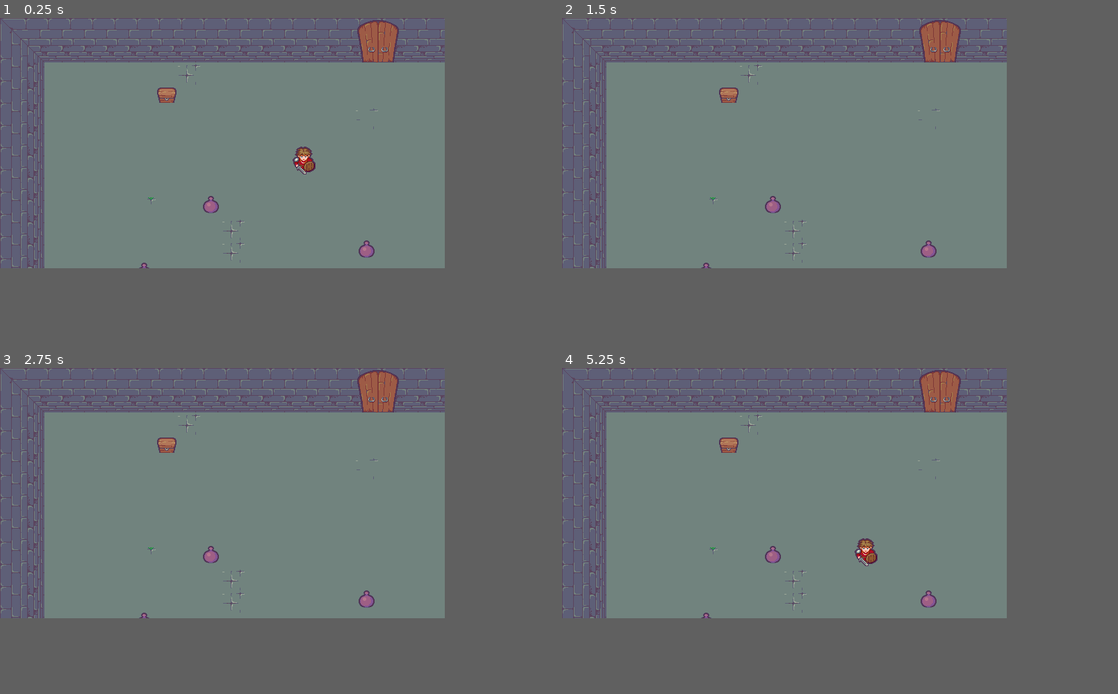
Above: before the commit, frames 1-4 (two rows, left to right).
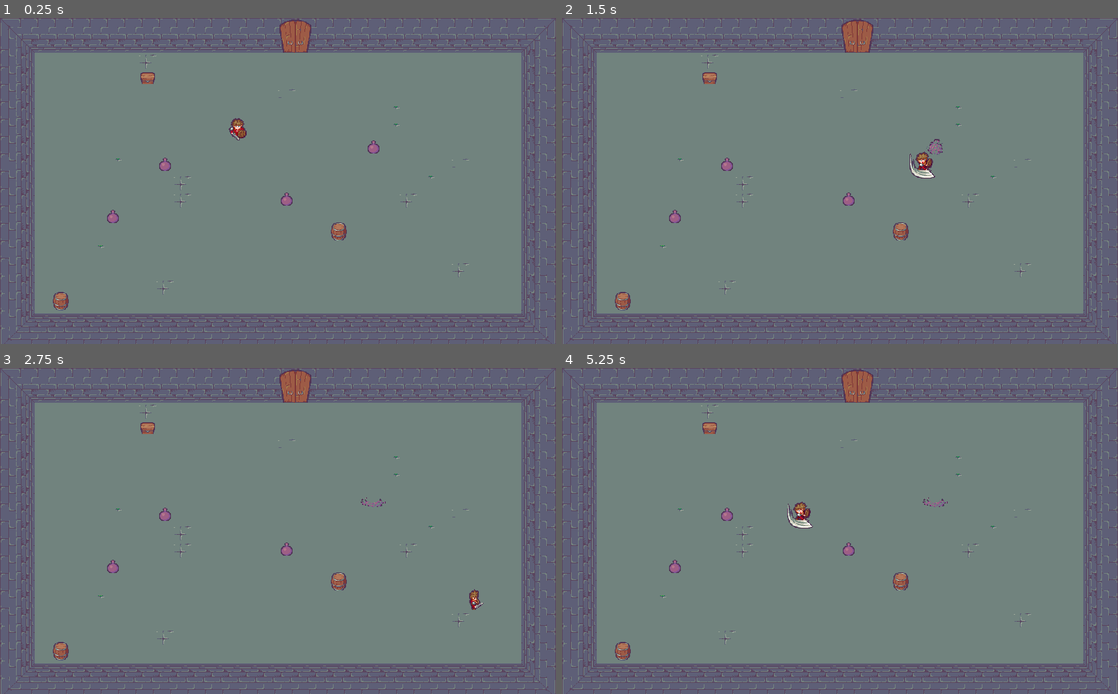
Above: after the commit, the same moments.

Repository: MrBSmith/Zeldisaac
Game: Godot game, scene res://Scenes/Levels/Level.tscn
Two runs of this game, one before a commit and one after it. Both use one fixed random seed, a clock stepped at 60 frames per second and the inputs below.
Inputs:
- Up to frame 1 (0.25 s): no input
- Up to frame 2 (1.5 s): tap Enter (ui_accept) at 0.5, 0.6, 0.77, 1.07, 1.35 s; hold Right (ui_right) 0.53-1.28 s; hold Down (ui_down) from 1.28 s (still down)
- Up to frame 3 (2.75 s): tap Enter (ui_accept) at 1.52, 1.82, 2.1 s; release Down (ui_down) at 2.03 s; hold Right (ui_right) from 2.03 s (still down)
- Up to frame 4 (5.25 s): release Right (ui_right) at 2.78 s; hold Up (ui_up) 2.78-3.53 s; tap Enter (ui_accept) at 2.85, 3.02, 3.32, 3.6, 3.77, 4.07, 4.35, 4.52, 4.82, 5.1 s; hold Left (ui_left) 3.53-5.03 s; hold Down (ui_down) from 5.03 s (still down)
In our replay, the window is 640x360 before the commit and 800x469 after it. These sizes can differ from the game's own. Grey fills any space a smaller window leaves; there, only what the larger window draws over its background counts as a difference.

The runs differ from the first frame. In frame 1, 26% of the frame differs, in the area x 0-100%, y 0-100%; in frame 2, 26%; in frame 3, 25%; in frame 4, 26%.

Commit message:
jar & chest

Diff:
--- a/Scenes/Character/Character.gd
+++ b/Scenes/Character/Character.gd
@@ -1,8 +1,7 @@
 extends KinematicBody2D
 
 onready var animated_sprite = get_node("AnimatedSprite")
-onready var attack_area = get_node("AttackArea")
-onready var attack_hit_box = get_node("AttackArea/Attack_HitBox")
+onready var attack_hit_box = get_node("AttackHitBox")
 
 enum STATE {
 	IDLE,
@@ -10,44 +9,48 @@
 	ATTACK
 }
 
-var dir_dict: Dictionary = {
+var dir_dict : Dictionary = {
 	"Left": Vector2.LEFT,
 	"Right": Vector2.RIGHT,
 	"Up": Vector2.UP,
 	"Down": Vector2.DOWN
 }
 
-var speed = 300.0
+var state : int = STATE.IDLE setget set_state, get_state
 
-var state : int = STATE.IDLE setget set_state
-var state_name = "Idle"
+var speed : float = 300.0
+var moving_direction := Vector2.ZERO setget set_moving_direction, get_moving_direction
+var facing_direction := Vector2.DOWN setget set_facing_direction, get_facing_direction
 
-var facing_direction = Vector2.DOWN setget set_facing_direction
-var moving_direction = Vector2.ZERO setget set_moving_direction
-
-var attack_hit_box_offset : float = 20.0
-
-signal state_changed(state)
-signal facing_direction_changed(dir)
-signal moving_direction_changed(dir)
+signal state_changed
+signal facing_direction_changed
+signal moving_direction_changed
 
 #### ACCESSORS ####
 
 func set_state(value: int) -> void:
 	if value != state:
 		state = value
-		emit_signal("state_changed", state)
+		emit_signal("state_changed")
+
+func get_state() -> int:
+	return state
 
 func set_facing_direction(value: Vector2) -> void:
 	if facing_direction != value:
 		facing_direction = value
-		emit_signal("facing_direction_changed", facing_direction)
+		emit_signal("facing_direction_changed")
+
+func get_facing_direction() -> Vector2:
+	return facing_direction
 
 func set_moving_direction(value: Vector2) -> void:
 	if value != moving_direction:
 		moving_direction = value
-		emit_signal("moving_direction_changed", moving_direction)
+		emit_signal("moving_direction_changed")
 
+func get_moving_direction() -> Vector2:
+	return moving_direction
 
 #### BUILT-IN ####
 
@@ -56,6 +59,7 @@
 
 
 func _input(_event: InputEvent) -> void:
+	# Update the direction
 	var dir = Vector2(
 		int(Input.is_action_pressed("ui_right")) - int(Input.is_action_pressed("ui_left")),
 		int(Input.is_action_pressed("ui_down")) - int(Input.is_action_pressed("ui_up"))
@@ -63,78 +67,111 @@
 
 	set_moving_direction(dir.normalized())
 
+	# Update the state based on the input
 	if Input.is_action_just_pressed("ui_accept"):
 		set_state(STATE.ATTACK)
 
-	elif moving_direction != Vector2.ZERO:
-		set_state(STATE.MOVE)
-
-	else:
-		if state == STATE.MOVE:
+	if state != STATE.ATTACK:
+		if moving_direction == Vector2.ZERO:
 			set_state(STATE.IDLE)
+		else:
+			set_state(STATE.MOVE)
 
 
 #### LOGIC ####
 
-func _attack_effect() -> void:
-	var bodies_array = attack_area.get_overlapping_bodies()
-	for body in bodies_array:
-		_interact_with(body)
+# Update the animation based the current state and facing_direction
+func _update_animation() -> void:
+	var dir_name = _find_dir_name(facing_direction)
+	var state_name = ""
+
+	match(state):
+		STATE.IDLE: state_name = "Idle"
+		STATE.MOVE: state_name = "Move"
+		STATE.ATTACK: state_name = "Attack"
+
+	animated_sprite.play(state_name + dir_name)
 
 
-func _interact_with(obj: Node2D) -> void:
-	if obj == self:
-		return
-
-	if obj.has_method("interact"):
-		obj.interact()
+# Update the rotation of the attack hitbox based on the facing direction
+func _update_attack_hitbox_direction() -> void:
+	var angle = facing_direction.angle()
+	attack_hit_box.set_rotation_degrees(rad2deg(angle) - 90)
 
 
-func _update_animation() -> void:
-	var dir_index = dir_dict.values().find(facing_direction)
-	var dir_name = dir_dict.keys()[dir_index]
-	animated_sprite.play(state_name + dir_name)
+# Find the name of the given direction and returns it as a String
+func _find_dir_name(dir: Vector2) -> String:
+	var dir_values_array = dir_dict.values()
+	var dir_index = dir_values_array.find(dir)
+
+	if dir_index == -1:
+		return ""
+
+	var dir_keys_array = dir_dict.keys()
+	var dir_key = dir_keys_array[dir_index]
+
+	return dir_key
+
+
+func _attack_effect() -> void:
+	var bodies_array = attack_hit_box.get_overlapping_bodies()
+
+	for body in bodies_array:
+		if body.has_method("destroy"):
+			body.destroy()
+
+
+func _interaction_attempt() -> bool:
+	var bodies_array = attack_hit_box.get_overlapping_bodies()
+	var attempt_success = false
+
+	for body in bodies_array:
+		if body.has_method("interact"):
+			body.interact()
+			attempt_success = true
+
+	return attempt_success
 
 
 #### SIGNAL RESPONSES ####
 
 func _on_AnimatedSprite_animation_finished() -> void:
-	if state == STATE.ATTACK:
+	if "Attack".is_subsequence_of(animated_sprite.get_animation()):
 		set_state(STATE.IDLE)
 
 
-func _on_state_changed(character_state: int) -> void:
-	match(character_state):
-		STATE.IDLE: state_name = "Idle"
-		STATE.MOVE: state_name = "Move"
-		STATE.ATTACK:
-			state_name = "Attack"
-			_attack_effect()
+func _on_state_changed() -> void:
+	if state == STATE.ATTACK:
+		if _interaction_attempt():
+			set_state(STATE.IDLE)
 
 	_update_animation()
 
 
-func _on_facing_direction_changed(dir: Vector2) -> void:
-	attack_hit_box.position = dir * attack_hit_box_offset
-
-	if dir == Vector2.LEFT or dir == Vector2.RIGHT:
-		attack_hit_box.set_rotation_degrees(90)
-	else:
-		attack_hit_box.set_rotation_degrees(0)
-
+func _on_facing_direction_changed() -> void:
 	_update_animation()
+	_update_attack_hitbox_direction()
 
 
-func _on_moving_direction_changed(dir: Vector2) -> void:
-	if dir == facing_direction or dir == Vector2.ZERO:
+func _on_moving_direction_changed() -> void:
+	if moving_direction == Vector2.ZERO or moving_direction == facing_direction:
 		return
 
-	var sign_dir = Vector2(sign(dir.x), sign(dir.y))
+	var sign_dir = Vector2(sign(moving_direction.x), sign(moving_direction.y))
 
-	if sign_dir == dir:
-		set_facing_direction(dir)
+	# if the movement is not diagonal
+	if sign_dir == moving_direction:
+		set_facing_direction(moving_direction)
+
+	# if the movement is diagonal
 	else:
 		if sign_dir.x == facing_direction.x:
+			set_facing_direction(Vector2(0, sign_dir.y))
+		else:
 			set_facing_direction(Vector2(sign_dir.x, 0))
-		else:
-			set_facing_direction(Vector2(0, sign_dir.y))
+
+
+func _on_AnimatedSprite_frame_changed() -> void:
+	if "Attack".is_subsequence_of(animated_sprite.get_animation()):
+		if animated_sprite.get_frame() == 1:
+			_attack_effect()
--- a/Scenes/Character/Character.tscn
+++ b/Scenes/Character/Character.tscn
@@ -1,196 +1,200 @@
-[gd_scene load_steps=36 format=2]
+[gd_scene load_steps=37 format=2]
 
 [ext_resource path="res://Scenes/Character/Sprites/Character_SpriteSheet.png" type="Texture" id=1]
 [ext_resource path="res://Scenes/Character/Character.gd" type="Script" id=2]
 
+[sub_resource type="AtlasTexture" id=1]
+atlas = ExtResource( 1 )
+region = Rect2( 128, 192, 64, 64 )
+
+[sub_resource type="AtlasTexture" id=2]
+atlas = ExtResource( 1 )
+region = Rect2( 64, 192, 64, 64 )
+
+[sub_resource type="AtlasTexture" id=3]
+atlas = ExtResource( 1 )
+region = Rect2( 256, 192, 64, 64 )
+
+[sub_resource type="AtlasTexture" id=4]
+atlas = ExtResource( 1 )
+region = Rect2( 192, 192, 64, 64 )
+
+[sub_resource type="AtlasTexture" id=5]
+atlas = ExtResource( 1 )
+region = Rect2( 0, 0, 64, 64 )
+
+[sub_resource type="AtlasTexture" id=6]
+atlas = ExtResource( 1 )
+region = Rect2( 64, 0, 64, 64 )
+
+[sub_resource type="AtlasTexture" id=7]
+atlas = ExtResource( 1 )
+region = Rect2( 192, 0, 64, 64 )
+
+[sub_resource type="AtlasTexture" id=8]
+atlas = ExtResource( 1 )
+region = Rect2( 128, 128, 64, 64 )
+
+[sub_resource type="AtlasTexture" id=9]
+atlas = ExtResource( 1 )
+region = Rect2( 192, 128, 64, 64 )
+
+[sub_resource type="AtlasTexture" id=10]
+atlas = ExtResource( 1 )
+region = Rect2( 256, 128, 64, 64 )
+
+[sub_resource type="AtlasTexture" id=11]
+atlas = ExtResource( 1 )
+region = Rect2( 64, 128, 64, 64 )
+
+[sub_resource type="AtlasTexture" id=12]
+atlas = ExtResource( 1 )
+region = Rect2( 0, 64, 64, 64 )
+
+[sub_resource type="AtlasTexture" id=13]
+atlas = ExtResource( 1 )
+region = Rect2( 64, 64, 64, 64 )
+
+[sub_resource type="AtlasTexture" id=14]
+atlas = ExtResource( 1 )
+region = Rect2( 128, 64, 64, 64 )
+
+[sub_resource type="AtlasTexture" id=15]
+atlas = ExtResource( 1 )
+region = Rect2( 192, 64, 64, 64 )
+
+[sub_resource type="AtlasTexture" id=16]
+atlas = ExtResource( 1 )
+region = Rect2( 0, 64, 64, 64 )
+
 [sub_resource type="AtlasTexture" id=17]
 atlas = ExtResource( 1 )
-region = Rect2( 192, 0, 64, 64 )
+region = Rect2( 320, 64, 64, 64 )
 
 [sub_resource type="AtlasTexture" id=18]
 atlas = ExtResource( 1 )
-region = Rect2( 256, 0, 64, 64 )
+region = Rect2( 384, 64, 64, 64 )
 
 [sub_resource type="AtlasTexture" id=19]
 atlas = ExtResource( 1 )
+region = Rect2( 448, 64, 64, 64 )
+
+[sub_resource type="AtlasTexture" id=20]
+atlas = ExtResource( 1 )
+region = Rect2( 0, 192, 64, 64 )
+
+[sub_resource type="AtlasTexture" id=21]
+atlas = ExtResource( 1 )
+region = Rect2( 0, 128, 64, 64 )
+
+[sub_resource type="AtlasTexture" id=22]
+atlas = ExtResource( 1 )
+region = Rect2( 0, 0, 64, 64 )
+
+[sub_resource type="AtlasTexture" id=23]
+atlas = ExtResource( 1 )
 region = Rect2( 320, 0, 64, 64 )
 
-[sub_resource type="AtlasTexture" id=20]
+[sub_resource type="AtlasTexture" id=24]
+atlas = ExtResource( 1 )
+region = Rect2( 384, 0, 64, 64 )
+
+[sub_resource type="AtlasTexture" id=25]
+atlas = ExtResource( 1 )
+region = Rect2( 448, 0, 64, 64 )
+
+[sub_resource type="AtlasTexture" id=26]
 atlas = ExtResource( 1 )
 region = Rect2( 320, 128, 64, 64 )
 
-[sub_resource type="AtlasTexture" id=21]
-atlas = ExtResource( 1 )
-region = Rect2( 0, 192, 64, 64 )
-
-[sub_resource type="AtlasTexture" id=22]
-atlas = ExtResource( 1 )
-region = Rect2( 64, 192, 64, 64 )
-
-[sub_resource type="AtlasTexture" id=23]
-atlas = ExtResource( 1 )
-region = Rect2( 0, 256, 64, 64 )
-
-[sub_resource type="AtlasTexture" id=24]
-atlas = ExtResource( 1 )
-region = Rect2( 64, 256, 64, 64 )
-
-[sub_resource type="AtlasTexture" id=25]
-atlas = ExtResource( 1 )
-region = Rect2( 128, 256, 64, 64 )
-
-[sub_resource type="AtlasTexture" id=26]
-atlas = ExtResource( 1 )
-region = Rect2( 320, 64, 64, 64 )
-
 [sub_resource type="AtlasTexture" id=27]
 atlas = ExtResource( 1 )
-region = Rect2( 0, 128, 64, 64 )
+region = Rect2( 384, 128, 64, 64 )
 
 [sub_resource type="AtlasTexture" id=28]
 atlas = ExtResource( 1 )
-region = Rect2( 64, 128, 64, 64 )
+region = Rect2( 448, 128, 64, 64 )
+
+[sub_resource type="AtlasTexture" id=29]
+atlas = ExtResource( 1 )
+region = Rect2( 320, 192, 64, 64 )
+
+[sub_resource type="AtlasTexture" id=30]
+atlas = ExtResource( 1 )
+region = Rect2( 384, 192, 64, 64 )
 
 [sub_resource type="AtlasTexture" id=31]
 atlas = ExtResource( 1 )
-region = Rect2( 128, 128, 64, 64 )
-
-[sub_resource type="AtlasTexture" id=32]
-atlas = ExtResource( 1 )
-region = Rect2( 128, 192, 64, 64 )
-
-[sub_resource type="AtlasTexture" id=29]
-atlas = ExtResource( 1 )
-region = Rect2( 0, 64, 64, 64 )
-
-[sub_resource type="AtlasTexture" id=30]
-atlas = ExtResource( 1 )
-region = Rect2( 0, 0, 64, 64 )
-
-[sub_resource type="AtlasTexture" id=1]
-atlas = ExtResource( 1 )
-region = Rect2( 128, 192, 64, 64 )
-
-[sub_resource type="AtlasTexture" id=2]
-atlas = ExtResource( 1 )
-region = Rect2( 192, 192, 64, 64 )
-
-[sub_resource type="AtlasTexture" id=3]
-atlas = ExtResource( 1 )
-region = Rect2( 256, 192, 64, 64 )
-
-[sub_resource type="AtlasTexture" id=4]
-atlas = ExtResource( 1 )
-region = Rect2( 320, 192, 64, 64 )
-
-[sub_resource type="AtlasTexture" id=5]
-atlas = ExtResource( 1 )
-region = Rect2( 0, 64, 64, 64 )
-
-[sub_resource type="AtlasTexture" id=6]
-atlas = ExtResource( 1 )
-region = Rect2( 64, 64, 64, 64 )
-
-[sub_resource type="AtlasTexture" id=7]
-atlas = ExtResource( 1 )
-region = Rect2( 128, 64, 64, 64 )
-
-[sub_resource type="AtlasTexture" id=8]
-atlas = ExtResource( 1 )
-region = Rect2( 192, 64, 64, 64 )
-
-[sub_resource type="AtlasTexture" id=9]
-atlas = ExtResource( 1 )
-region = Rect2( 128, 128, 64, 64 )
-
-[sub_resource type="AtlasTexture" id=10]
-atlas = ExtResource( 1 )
-region = Rect2( 192, 128, 64, 64 )
-
-[sub_resource type="AtlasTexture" id=11]
-atlas = ExtResource( 1 )
-region = Rect2( 256, 128, 64, 64 )
-
-[sub_resource type="AtlasTexture" id=12]
-atlas = ExtResource( 1 )
-region = Rect2( 0, 0, 64, 64 )
-
-[sub_resource type="AtlasTexture" id=13]
-atlas = ExtResource( 1 )
-region = Rect2( 64, 0, 64, 64 )
-
-[sub_resource type="AtlasTexture" id=14]
-atlas = ExtResource( 1 )
-region = Rect2( 128, 0, 64, 64 )
-
-[sub_resource type="SpriteFrames" id=15]
+region = Rect2( 448, 192, 64, 64 )
+
+[sub_resource type="SpriteFrames" id=32]
 animations = [ {
+"frames": [ SubResource( 1 ), SubResource( 2 ), SubResource( 3 ), SubResource( 4 ) ],
+"loop": true,
+"name": "MoveLeft",
+"speed": 10.0
+}, {
+"frames": [ SubResource( 5 ), SubResource( 6 ), SubResource( 5 ), SubResource( 7 ) ],
+"loop": true,
+"name": "MoveDown",
+"speed": 10.0
+}, {
+"frames": [ SubResource( 8 ), SubResource( 9 ), SubResource( 10 ), SubResource( 11 ) ],
+"loop": true,
+"name": "MoveRight",
+"speed": 10.0
+}, {
+"frames": [ SubResource( 12 ), SubResource( 13 ), SubResource( 14 ), SubResource( 15 ) ],
+"loop": true,
+"name": "MoveUp",
+"speed": 10.0
+}, {
+"frames": [ SubResource( 16 ) ],
+"loop": true,
+"name": "IdleUp",
+"speed": 5.0
+}, {
 "frames": [ SubResource( 17 ), SubResource( 18 ), SubResource( 19 ) ],
 "loop": false,
+"name": "AttackUp",
+"speed": 10.0
+}, {
+"frames": [ SubResource( 20 ) ],
+"loop": true,
+"name": "IdleLeft",
+"speed": 5.0
+}, {
+"frames": [ SubResource( 21 ) ],
+"loop": true,
+"name": "IdleRight",
+"speed": 5.0
+}, {
+"frames": [ SubResource( 22 ) ],
+"loop": true,
+"name": "IdleDown",
+"speed": 5.0
+}, {
+"frames": [ SubResource( 23 ), SubResource( 24 ), SubResource( 25 ) ],
+"loop": false,
 "name": "AttackDown",
 "speed": 10.0
 }, {
-"frames": [ SubResource( 20 ), SubResource( 21 ), SubResource( 22 ) ],
+"frames": [ SubResource( 26 ), SubResource( 27 ), SubResource( 28 ) ],
 "loop": false,
 "name": "AttackRight",
 "speed": 10.0
 }, {
-"frames": [ SubResource( 23 ), SubResource( 24 ), SubResource( 25 ) ],
+"frames": [ SubResource( 29 ), SubResource( 30 ), SubResource( 31 ) ],
 "loop": false,
 "name": "AttackLeft",
 "speed": 10.0
-}, {
-"frames": [ SubResource( 26 ), SubResource( 27 ), SubResource( 28 ) ],
-"loop": false,
-"name": "AttackUp",
-"speed": 10.0
-}, {
-"frames": [ SubResource( 31 ) ],
-"loop": true,
-"name": "IdleRight",
-"speed": 5.0
-}, {
-"frames": [ SubResource( 32 ) ],
-"loop": true,
-"name": "IdleLeft",
-"speed": 5.0
-}, {
-"frames": [ SubResource( 29 ) ],
-"loop": true,
-"name": "IdleUp",
-"speed": 5.0
-}, {
-"frames": [ SubResource( 30 ) ],
-"loop": true,
-"name": "IdleDown",
-"speed": 5.0
-}, {
-"frames": [ SubResource( 1 ), SubResource( 2 ), SubResource( 3 ), SubResource( 4 ) ],
-"loop": true,
-"name": "MoveLeft",
-"speed": 10.0
-}, {
-"frames": [ SubResource( 5 ), SubResource( 6 ), SubResource( 7 ), SubResource( 8 ) ],
-"loop": true,
-"name": "MoveUp",
-"speed": 10.0
-}, {
-"frames": [ SubResource( 9 ), SubResource( 10 ), SubResource( 9 ), SubResource( 11 ) ],
-"loop": true,
-"name": "MoveRight",
-"speed": 10.0
-}, {
-"frames": [ SubResource( 12 ), SubResource( 13 ), SubResource( 12 ), SubResource( 14 ) ],
-"loop": true,
-"name": "MoveDown",
-"speed": 10.0
 } ]
 
-[sub_resource type="CircleShape2D" id=16]
+[sub_resource type="CircleShape2D" id=33]
 radius = 13.2515
 
-[sub_resource type="RectangleShape2D" id=33]
-extents = Vector2( 18, 10 )
+[sub_resource type="RectangleShape2D" id=34]
+extents = Vector2( 22, 10 )
 
 [node name="Character" type="KinematicBody2D"]
 script = ExtResource( 2 )
@@ -199,24 +203,32 @@
 }
 
 [node name="AnimatedSprite" type="AnimatedSprite" parent="."]
-frames = SubResource( 15 )
+frames = SubResource( 32 )
 animation = "IdleDown"
 __meta__ = {
 "_edit_lock_": true
 }
 
-[node name="HitBox" type="CollisionShape2D" parent="."]
-shape = SubResource( 16 )
-__meta__ = {
-"_edit_lock_": true
-}
-
-[node name="AttackArea" type="Area2D" parent="."]
-
-[node name="Attack_HitBox" type="CollisionShape2D" parent="AttackArea"]
+[node name="CollisionShape2D" type="CollisionShape2D" parent="."]
+shape = SubResource( 33 )
+__meta__ = {
+"_edit_lock_": true
+}
+
+[node name="AttackHitBox" type="Area2D" parent="."]
+__meta__ = {
+"_edit_lock_": true
+}
+
+[node name="CollisionShape2D" type="CollisionShape2D" parent="AttackHitBox"]
 position = Vector2( 0, 20 )
-shape = SubResource( 33 )
+shape = SubResource( 34 )
+__meta__ = {
+"_edit_lock_": true
+}
 
 [connection signal="facing_direction_changed" from="." to="." method="_on_facing_direction_changed"]
+[connection signal="moving_direction_changed" from="." to="." method="_on_moving_direction_changed"]
 [connection signal="state_changed" from="." to="." method="_on_state_changed"]
 [connection signal="animation_finished" from="AnimatedSprite" to="." method="_on_AnimatedSprite_animation_finished"]
+[connection signal="frame_changed" from="AnimatedSprite" to="." method="_on_AnimatedSprite_frame_changed"]
--- /dev/null
+++ b/Scenes/InteractiveObjects/Chest/Chest.gd
@@ -0,0 +1,21 @@
+extends StaticBody2D
+
+onready var animated_sprite = $AnimatedSprite
+
+enum STATE{
+	IDLE,
+	OPEN,
+	OPENED
+}
+
+var state = STATE.IDLE
+
+
+func interact() -> void:
+	if state == STATE.IDLE:
+		state = STATE.OPEN
+		animated_sprite.play("Open")
+
+
+func _on_AnimatedSprite_animation_finished() -> void:
+	state = STATE.OPENED
--- /dev/null
+++ b/Scenes/InteractiveObjects/Chest/Chest.tscn
@@ -0,0 +1,51 @@
+[gd_scene load_steps=10 format=2]
+
+[ext_resource path="res://Scenes/InteractiveObjects/Chest/Chest_SpriteSheet.png" type="Texture" id=1]
+[ext_resource path="res://Scenes/InteractiveObjects/Chest/Chest.gd" type="Script" id=2]
+
+[sub_resource type="AtlasTexture" id=1]
+atlas = ExtResource( 1 )
+region = Rect2( 64, 0, 64, 64 )
+
+[sub_resource type="AtlasTexture" id=2]
+atlas = ExtResource( 1 )
+region = Rect2( 128, 0, 64, 64 )
+
+[sub_resource type="AtlasTexture" id=3]
+atlas = ExtResource( 1 )
+region = Rect2( 192, 0, 64, 64 )
+
+[sub_resource type="AtlasTexture" id=4]
+atlas = ExtResource( 1 )
+region = Rect2( 256, 0, 64, 64 )
+
+[sub_resource type="AtlasTexture" id=5]
+atlas = ExtResource( 1 )
+region = Rect2( 0, 0, 64, 64 )
+
+[sub_resource type="SpriteFrames" id=6]
+animations = [ {
+"frames": [ SubResource( 1 ), SubResource( 2 ), SubResource( 3 ), SubResource( 4 ) ],
+"loop": false,
+"name": "Open",
+"speed": 10.0
+}, {
+"frames": [ SubResource( 5 ) ],
+"loop": true,
+"name": "Idle",
+"speed": 5.0
+} ]
+
+[sub_resource type="RectangleShape2D" id=7]
+
+[node name="Chest" type="StaticBody2D"]
+script = ExtResource( 2 )
+
+[node name="AnimatedSprite" type="AnimatedSprite" parent="."]
+frames = SubResource( 6 )
+animation = "Idle"
+
+[node name="CollisionShape2D" type="CollisionShape2D" parent="."]
+shape = SubResource( 7 )
+
+[connection signal="animation_finished" from="AnimatedSprite" to="." method="_on_AnimatedSprite_animation_finished"]
--- a/Scenes/InteractiveObjects/Jar/Jar.gd
+++ b/Scenes/InteractiveObjects/Jar/Jar.gd
@@ -1,4 +1,7 @@
 extends StaticBody2D
+
+onready var animated_sprite = $AnimatedSprite
+onready var collision_shape = $CollisionShape2D
 
 enum STATE {
 	IDLE,
@@ -6,21 +9,19 @@
 	BROKEN
 }
 
-onready var animated_sprite = $AnimatedSprite
-onready var collision_shape = $CollisionShape2D
-
-var state = STATE.IDLE
+var state : int = STATE.IDLE
 
 
-func interact() -> void:
+func destroy() -> void:
 	if state != STATE.IDLE:
 		return
 
+	state = STATE.BREAKING
 	animated_sprite.play("Break")
-	state = STATE.BREAKING
+
 
 
 func _on_AnimatedSprite_animation_finished() -> void:
-	if animated_sprite.animation == "Break":
+	if animated_sprite.get_animation() == "Break":
 		state = STATE.BROKEN
 		collision_shape.set_disabled(true)
--- a/Scenes/InteractiveObjects/Jar/Jar.tscn
+++ b/Scenes/InteractiveObjects/Jar/Jar.tscn
@@ -3,54 +3,54 @@
 [ext_resource path="res://Scenes/InteractiveObjects/Jar/Jar_SpriteSheet.png" type="Texture" id=1]
 [ext_resource path="res://Scenes/InteractiveObjects/Jar/Jar.gd" type="Script" id=2]
 
-[sub_resource type="AtlasTexture" id=1]
+[sub_resource type="AtlasTexture" id=2]
 atlas = ExtResource( 1 )
 region = Rect2( 0, 0, 64, 64 )
 
-[sub_resource type="AtlasTexture" id=2]
+[sub_resource type="AtlasTexture" id=3]
 atlas = ExtResource( 1 )
 region = Rect2( 64, 0, 64, 64 )
 
-[sub_resource type="AtlasTexture" id=3]
+[sub_resource type="AtlasTexture" id=4]
 atlas = ExtResource( 1 )
 region = Rect2( 128, 0, 64, 64 )
 
-[sub_resource type="AtlasTexture" id=4]
+[sub_resource type="AtlasTexture" id=5]
 atlas = ExtResource( 1 )
 region = Rect2( 192, 0, 64, 64 )
 
-[sub_resource type="AtlasTexture" id=5]
+[sub_resource type="AtlasTexture" id=6]
 atlas = ExtResource( 1 )
 region = Rect2( 256, 0, 64, 64 )
 
-[sub_resource type="AtlasTexture" id=6]
+[sub_resource type="AtlasTexture" id=7]
 atlas = ExtResource( 1 )
 region = Rect2( 320, 0, 64, 64 )
 
-[sub_resource type="SpriteFrames" id=7]
+[sub_resource type="SpriteFrames" id=8]
 animations = [ {
-"frames": [ SubResource( 1 ) ],
+"frames": [ SubResource( 2 ) ],
 "loop": true,
 "name": "Idle",
 "speed": 5.0
 }, {
-"frames": [ SubResource( 2 ), SubResource( 3 ), SubResource( 4 ), SubResource( 5 ), SubResource( 6 ) ],
+"frames": [ SubResource( 3 ), SubResource( 4 ), SubResource( 5 ), SubResource( 6 ), SubResource( 7 ) ],
 "loop": false,
 "name": "Break",
-"speed": 15.0
+"speed": 10.0
 } ]
 
-[sub_resource type="CircleShape2D" id=8]
+[sub_resource type="CircleShape2D" id=1]
 
 [node name="Jar" type="StaticBody2D"]
 script = ExtResource( 2 )
 
 [node name="AnimatedSprite" type="AnimatedSprite" parent="."]
-frames = SubResource( 7 )
+frames = SubResource( 8 )
 animation = "Idle"
-offset = Vector2( 0, -4 )
+offset = Vector2( 0.5, -3 )
 
 [node name="CollisionShape2D" type="CollisionShape2D" parent="."]
-shape = SubResource( 8 )
+shape = SubResource( 1 )
 
 [connection signal="animation_finished" from="AnimatedSprite" to="." method="_on_AnimatedSprite_animation_finished"]
--- a/Scenes/Levels/Level.tscn
+++ b/Scenes/Levels/Level.tscn
@@ -1,8 +1,9 @@
-[gd_scene load_steps=41 format=2]
+[gd_scene load_steps=42 format=2]
 
 [ext_resource path="res://Scenes/Character/Character.tscn" type="PackedScene" id=1]
 [ext_resource path="res://Scenes/Levels/Tilesets/Tileset.png" type="Texture" id=2]
 [ext_resource path="res://Scenes/InteractiveObjects/Jar/Jar.tscn" type="PackedScene" id=3]
+[ext_resource path="res://Scenes/InteractiveObjects/Chest/Chest.tscn" type="PackedScene" id=4]
 
 [sub_resource type="ConvexPolygonShape2D" id=1]
 points = PoolVector2Array( 32, 32, 0, 32, 0, 0, 32, 0 )
@@ -447,7 +448,7 @@
 tile_set = SubResource( 37 )
 cell_size = Vector2( 32, 32 )
 format = 1
-tile_data = PoolIntArray( 16, 3, 0, 196615, 0, 0, 720915, 2, 0, 983043, 2, 0 )
+tile_data = PoolIntArray( 16, 3, 0, 720915, 2, 0, 983043, 2, 0 )
 
 [node name="Character" parent="." instance=ExtResource( 1 )]
 position = Vector2( 437.431, 205.798 )
@@ -464,4 +465,5 @@
 [node name="Jar4" parent="." instance=ExtResource( 3 )]
 position = Vector2( 688, 240 )
 
-[connection signal="moving_direction_changed" from="Character" to="Character" method="_on_moving_direction_changed"]
+[node name="Chest" parent="." instance=ExtResource( 4 )]
+position = Vector2( 272, 112 )
--- a/project.godot
+++ b/project.godot
@@ -16,10 +16,6 @@
 
 [display]
 
-window/size/width=640
-window/size/height=360
-window/size/borderless=true
-window/size/fullscreen=true
 window/stretch/mode="2d"
 window/stretch/aspect="keep_width"
 
Binary file changed: Scenes/Character/Sprites/Character_SpriteSheet.png
Binary file added: Scenes/InteractiveObjects/Chest/Chest_SpriteSheet.png
Not shown, added: Scenes/InteractiveObjects/Chest/Chest_SpriteSheet.png.import
